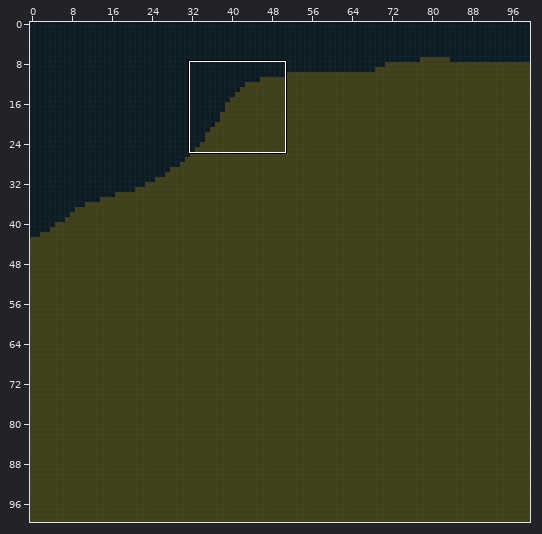
Tiled map (JSON): LostAndDivine.ClientMonoGame/Content/Sectors/4_6.tmj. The picture above shows the old version from afar; the outline marks the close-up.
Close-up. Before the commit:
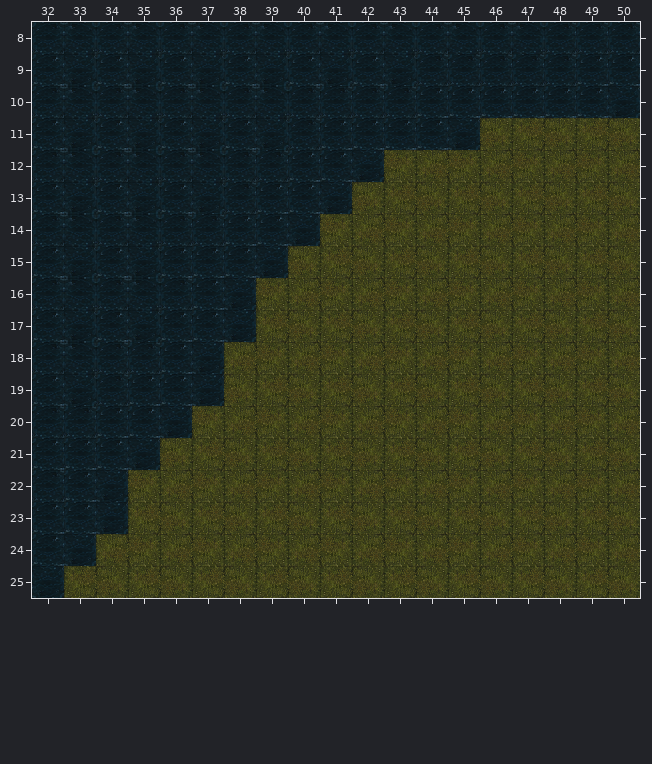
Cells are 64x64 px. Shown: x 32..50, y 8..25. The commit also changed other parts of the map, which this record leaves out.
And afterwards:
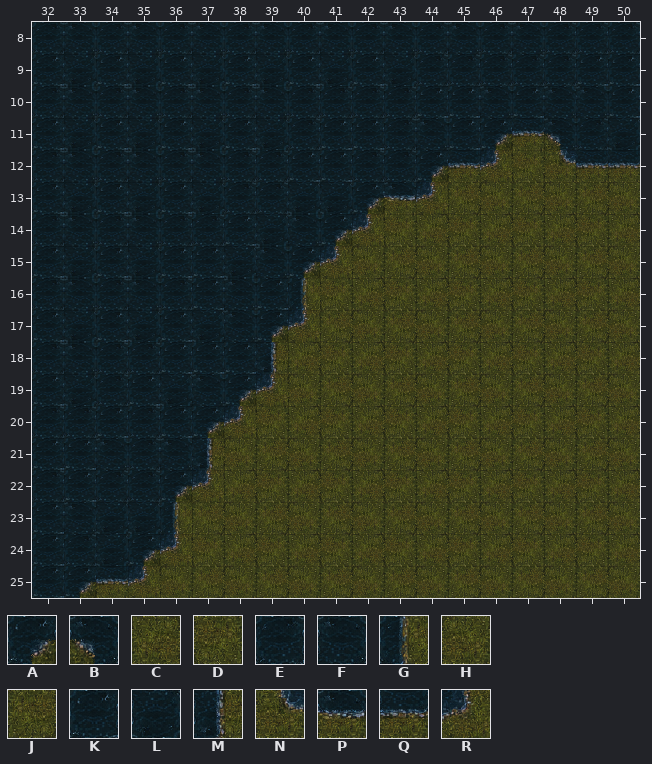
Key: from "World-Tilemap": A 10, B 11, C 91, D 92, E 99, F 100, G 101, H 121, J 122, K 129, L 130, M 131, N 158, P 159, Q 160, R 161.
_ is an empty cell.
The edit:
Layer "Слой тайлов 1":
y 10: x 46 K -> F; x 48..50 KKL -> FFK
y 11: x 43..50 KKLHJHJH -> EFKAQBEL
y 12: x 42..46 LDCDC -> EEAQR; x 48..50 CDC -> NQQ
y 13: x 39..40 KK -> EL; x 42..44 HJH -> APR
y 14: x 39..42 KLDC -> LFAR
y 15: x 38..41 KLHJ -> LFAR
y 16: x 38..40 LDC -> FKG
y 17: x 37..40 KLJH -> LFAR
y 18: x 37..39 LCD -> KKM
y 19: x 36..39 KLHJ -> LFAR
y 20: x 35..38 KLDC -> EKAR
y 21: x 34..37 KLHJ -> FEFM
y 22: x 34..37 LDCD -> EEAR
y 23: x 33 K -> F; x 35..36 JH -> LG
y 24: x 33..36 LCDC -> ELAR
y 25: x 32..35 LJHJ -> KAQR
Boxes around the changes in both close-ups, in picture pixels (x1, y1, x2, y2):
changed: (32, 86, 640, 598)
